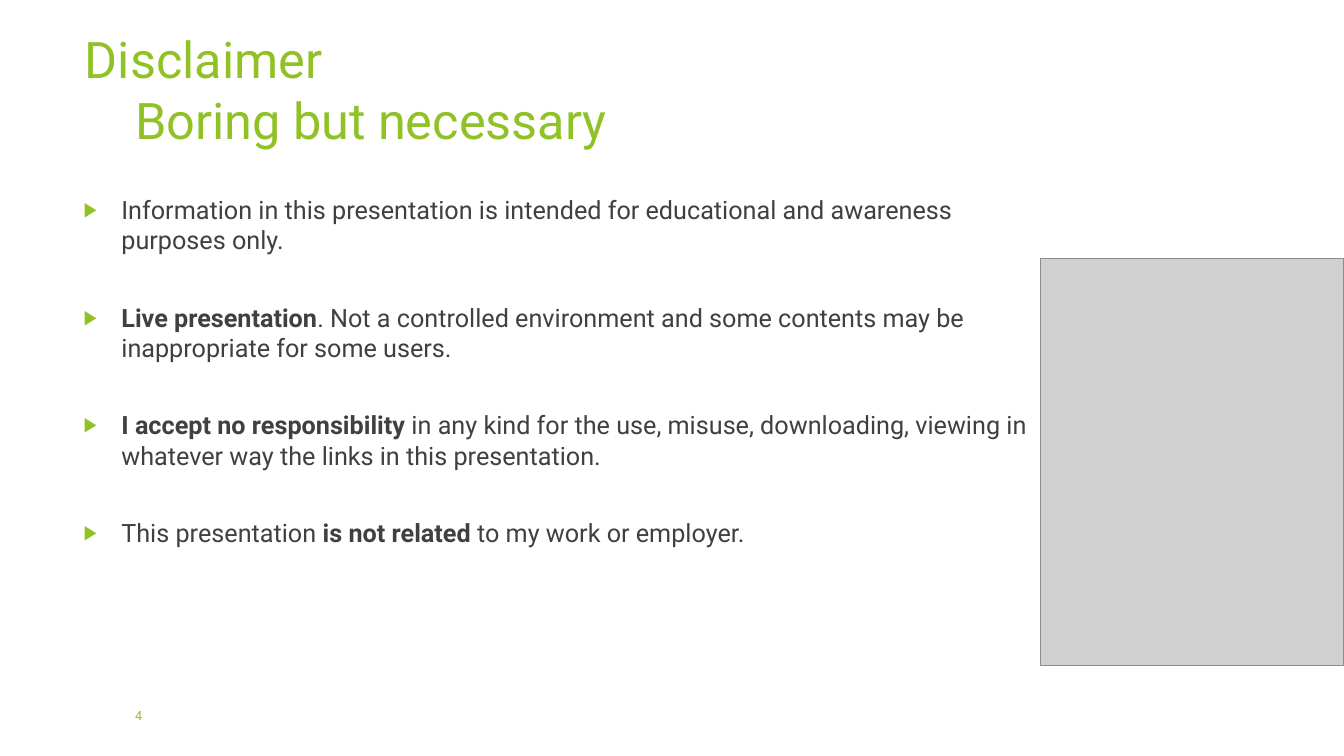
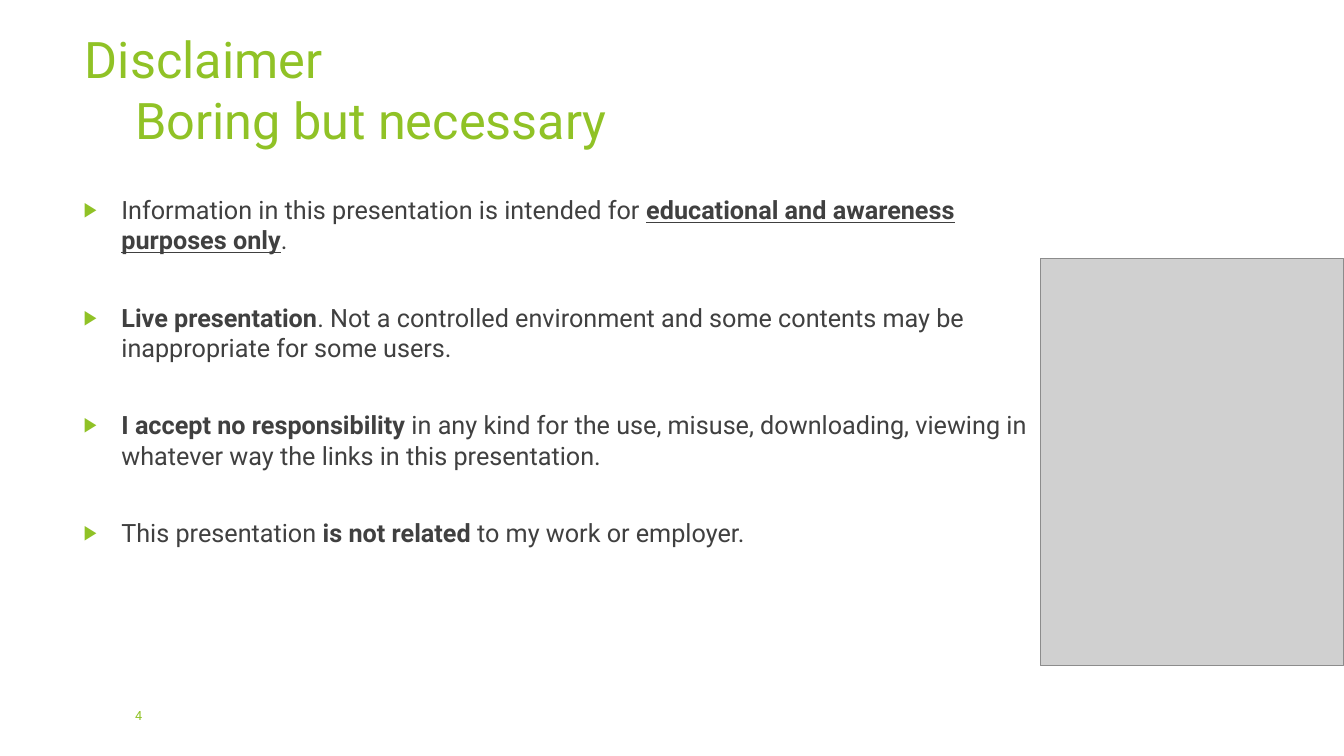
Before and after one commit to pedroaovieira/osint, a slide deck: slide 4 of presentation/CELFOCUS/OSINT - Beware your data is out there.pptx. Drawn at 1344x756 pixels with LibreOffice and Linux fonts; fonts in the diff are those of the drawing; grey boxes stand for pictures; background and template pictures are left out. Boxes give left, top, right and bottom in pixels: in the first picture for what was removed or moved away, otherwise in the second. Text is boxed around its words. In the diff, an @@ line names an element or a change of style, - is before the commit and + after.

```diff
--- a/presentation/CELFOCUS/OSINT - Beware your data is out there.pptx
+++ b/presentation/CELFOCUS/OSINT - Beware your data is out there.pptx
@@ text at bbox=[121, 200, 955, 255]: bold on, underline on in "educational and awareness purposes only." @@
```
Also in this commit, not shown: 1 other file.
